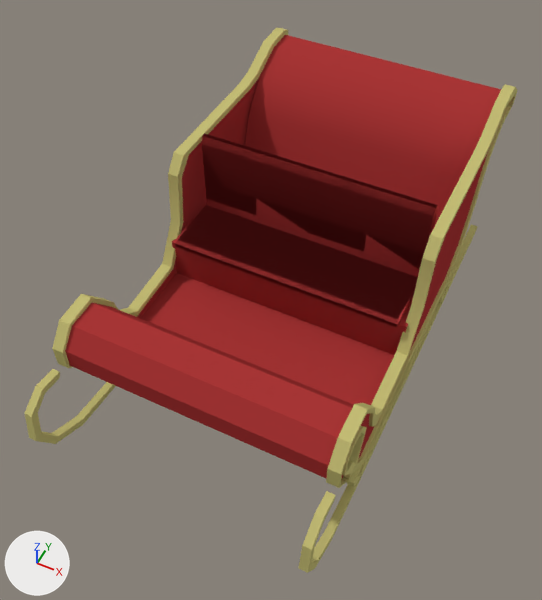
The Blender file Assets/Blends/sleigh.blend as it was, and as the next commit left it.
Both versions are drawn from a camera (50 mm lens) standing at (3.18, -7.12, 9.33) and looking at (0.14, -1.05, 1.73). The lights are fixed; the arrows at lower left show +X, +Y and +Z.

Before the edit, the objects in view are built like this:
```python
me_vert = bpy.data.meshes.new('Vert')
me_vert.from_pydata(...)  # 611 vertices, 591 faces; spans x -1.77..2.05, y -3.85..3.58, z -0.05..3.0
me_vert.polygons.foreach_set('use_smooth', [True] * 591)
# faces by material slot: [110, 481]
me_vert.materials.append(mat_material)  # red #aa3636
me_vert.materials.append(mat_material_001)  # yellow #c5bd76
ob_vert = bpy.data.objects.new('Vert', me_vert)
ob_vert.location = (0.0, 0.0, 0.0)
_m = ob_vert.modifiers.new('Mirror', 'MIRROR')
_m.use_clip = True
```
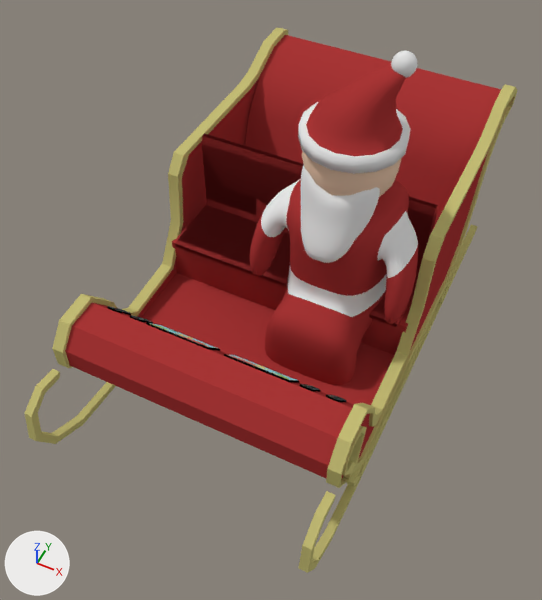
Boxes [x1, y1, x2, y2] around the edits, measured in the pictures (542 x 600 px):
'Santa', added
    after: [250, 50, 418, 385]
    faces in mat_material (red #aa3636): [250, 64, 418, 385]
    faces in mat_material_002 (white #e7e7e7): [261, 50, 418, 317]
    faces in mat_material_003 (beige #e7c5aa): [302, 152, 401, 197]
part 1 of me_vert, added
    after: [107, 306, 343, 403]
part 2 of me_vert, added
    after: [129, 315, 316, 392]
part 3 of me_vert, added
    after: [117, 308, 346, 403]
part 4 of me_vert, added
    after: [139, 317, 321, 392]
part 5 of me_vert, added
    after: [146, 323, 299, 383]

The change, as a diff of the scene's bpy script:
```diff
--- a/Assets/Blends/sleigh.blend.py
+++ b/Assets/Blends/sleigh.blend.py
@@ img_map_png @@
+img_map_png = load_image('map.png', '../Prefabs/sleigh/map.png', 512, 512, 'sRGB')
@@ mat_mapscreen @@
+mat_mapscreen = diffuse_material('mapScreen')
+mat_mapscreen.texture = img_map_png
@@ mat_metal @@
+mat_metal = diffuse_material('Metal')
+mat_metal.base_color = (0.0, 0.0, 0.0)  # black #000000
@@ mat_material_002 @@
+mat_material_002 = diffuse_material('Material.002')
+mat_material_002.base_color = (0.8, 0.8, 0.8)  # white #e7e7e7
@@ mat_material_003 @@
+mat_material_003 = diffuse_material('Material.003')
+mat_material_003.base_color = (0.8, 0.561, 0.404)  # beige #e7c5aa
@@ me_vert @@
 # used by ob_vert; location = (0.0, 0.0, 0.0)
-me_vert.from_pydata(...)  # 611 vertices, 591 faces; spans x -1.77..2.05, y -3.85..3.58, z -0.05..3.0
+me_vert.from_pydata(...)  # 815 vertices, 737 faces; spans x -1.77..2.05, y -3.85..3.58, z -0.05..3.0
+# me_vert part 1: a new loose piece of 48 vertices spanning x 1.46..1.68, y -2.34..-2.14, z 1.73..1.95
+# me_vert part 2: a new loose piece of 48 vertices spanning x 1.11..1.33, y -2.34..-2.14, z 1.73..1.95
+# me_vert part 3: a new loose piece of 48 vertices spanning x 1.46..1.68, y -2.2..-2.0, z 1.54..1.76
+# me_vert part 4: a new loose piece of 48 vertices spanning x 1.11..1.33, y -2.2..-2.0, z 1.54..1.76
+# me_vert part 5
+# 12 vertices are added at x 0.11..1.02, y -2.33..-2.01, z 1.6..1.97
+# 9 new faces join them, mat_metal (black #000000)
+# 1 new face joins them, mat_mapscreen (picture img_map_png)
 me_vert.materials.append(mat_material)
 me_vert.materials.append(mat_material_001)
+me_vert.materials.append(mat_mapscreen)  # picture img_map_png
+me_vert.materials.append(mat_metal)  # black #000000
@@ me_cube @@
+me_cube.from_pydata(...)  # 2040 vertices, 2050 faces; spans x -1.13..1.13, y -1.19..0.77, z -1.13..3.58
+me_cube.polygons.foreach_set('use_smooth', [True] * 2050)
+# faces by material slot: [1217, 705, 128]
+me_cube.materials.append(mat_material)  # red #aa3636
+me_cube.materials.append(mat_material_002)  # white #e7e7e7
+me_cube.materials.append(mat_material_003)  # beige #e7c5aa
@@ ob_santa @@
+ob_santa = bpy.data.objects.new('Santa', me_cube)
+ob_santa.location = (0.73, -0.1, 1.51)
```
